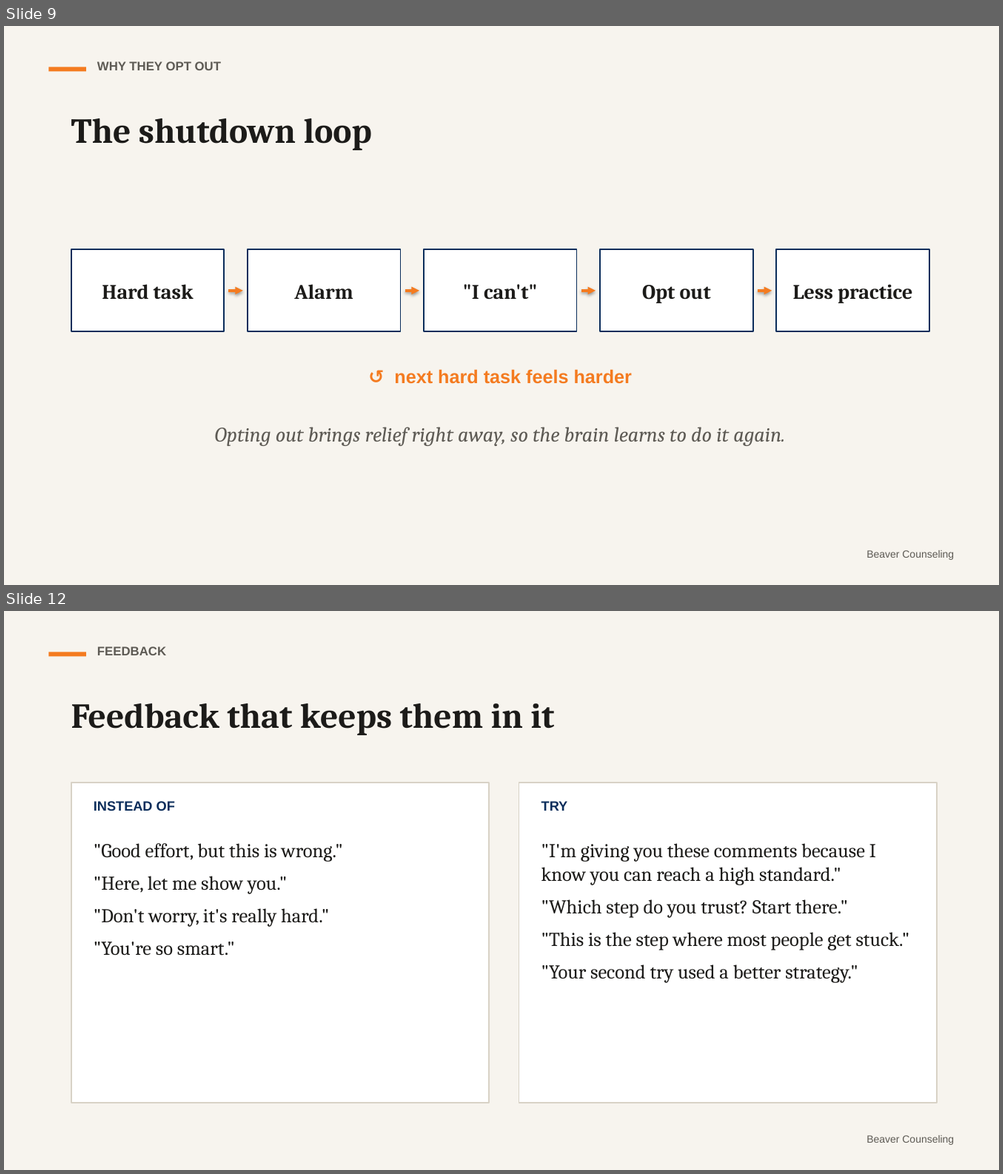
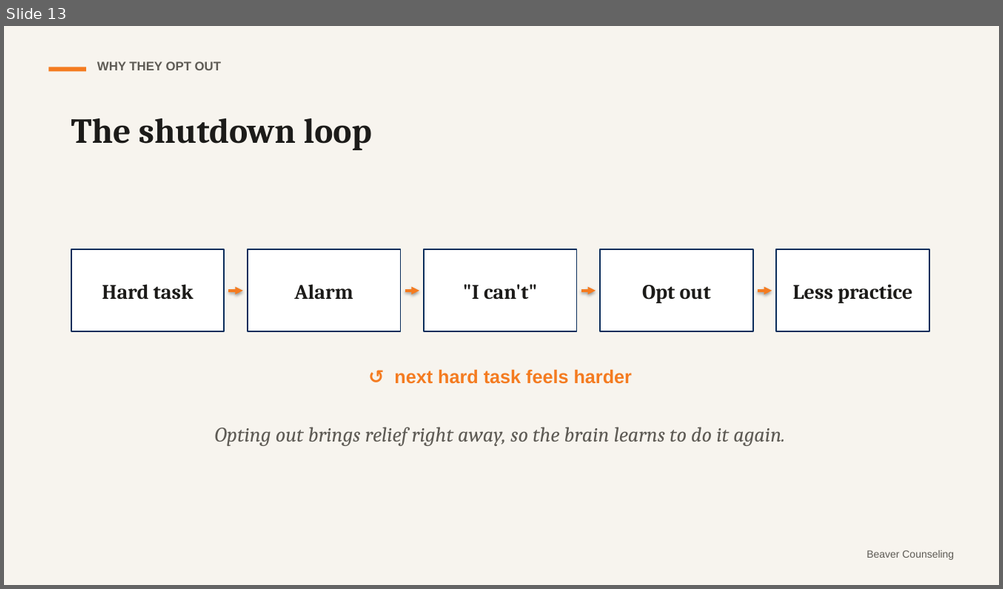
Before and after one commit to rmwtoolkit/bcds-toolkit, a slide deck: decks/stretch-not-strain-lesson-v2.pptx. Shown one above the other, each under a label of ours: slides 9 and 12 before the commit, slide 13 after it; the slides between them are not shown. The pictures are 1003x1174 and 1003x589 pixels, drawn with LibreOffice and Linux fonts; fonts in the diff are those of the drawing. Boxes give left, top, right and bottom in pixels: in the first picture for what was removed or moved away, otherwise in the second. Text is boxed around its words. In the diff, an @@ line names an element or a change of style, - is before the commit and + after.

```diff
--- a/decks/stretch-not-strain-lesson-v2.pptx
+++ b/decks/stretch-not-strain-lesson-v2.pptx
@@ slide 12 removed at [4, 611, 999, 1170], background #F7F4EE @@
@@ rectangle removed at [48, 652, 86, 657] @@
@@ text removed at [97, 647, 166, 655] @@
-FEEDBACK
@@ text removed at [71, 703, 554, 735] @@
-Feedback that keeps them in it
@@ rectangle removed at [71, 783, 489, 1103] @@
@@ rectangle removed at [519, 783, 936, 1103] @@
@@ text removed at [94, 801, 175, 811] @@
-INSTEAD OF
@@ text removed at [541, 801, 568, 811] @@
-TRY
@@ text removed at [94, 843, 343, 956] @@
-"Good effort, but this is wrong."
-"Here, let me show you."
-"Don't worry, it's really hard."
-"You're so smart."
@@ text removed at [541, 843, 910, 983] @@
-"I'm giving you these comments because I know you can reach a high standard."
-"Which step do you trust? Start there."
-"This is the step where most people get stuck."
-"Your second try used a better strategy."
@@ text removed at [866, 1136, 953, 1145] @@
-Beaver Counseling
@@ what was slide 9 is now slide 13 @@
```
Also in this commit, not shown: 9 slides changed, 8 slides added, 1 other slide removed, 20 other files.
